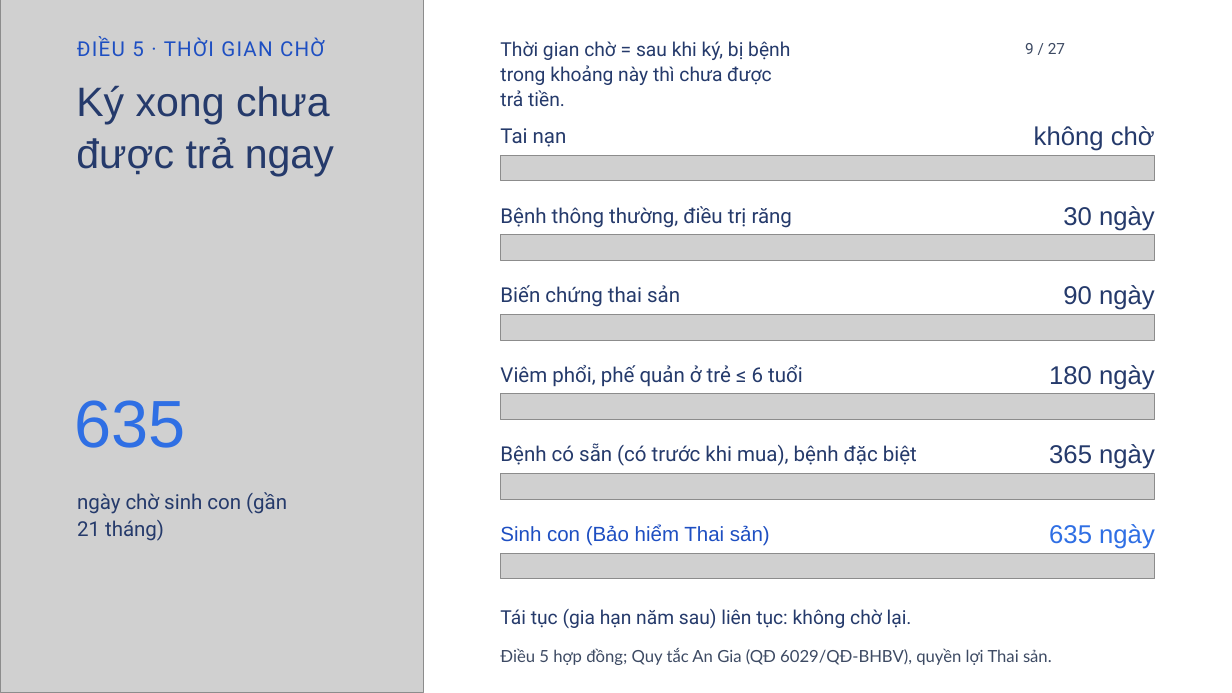
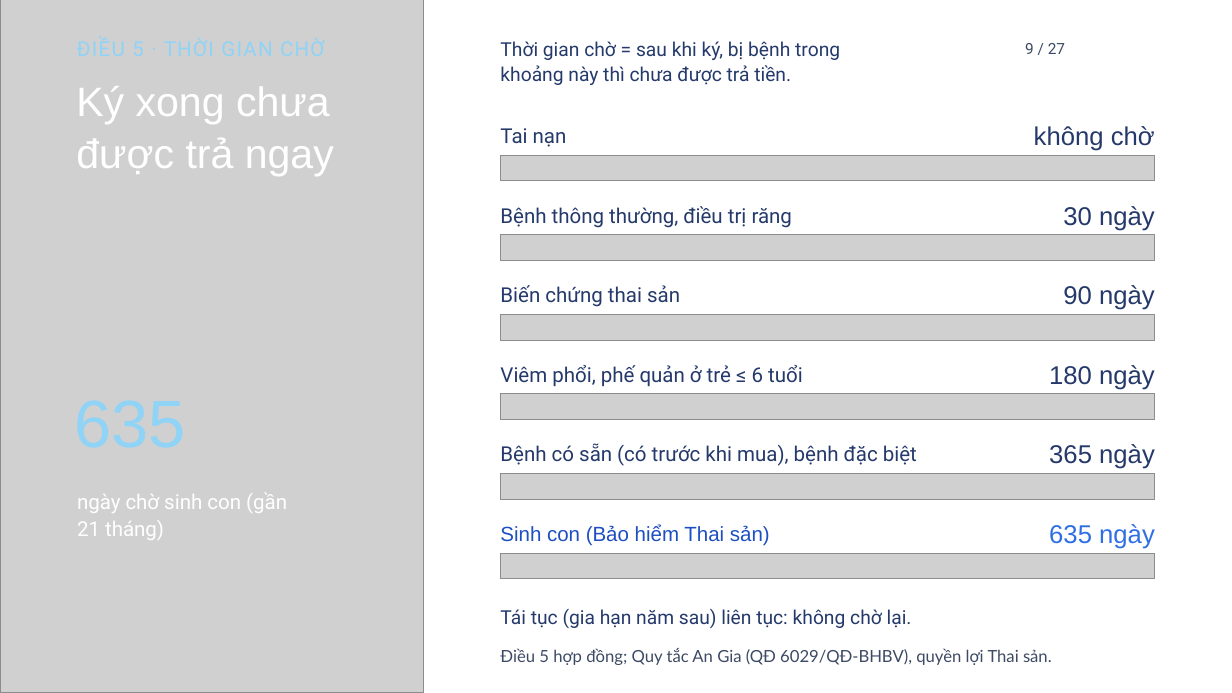
Before and after one commit to tranquanghaofake-dotcom/Law, a slide deck: slide 9 of docs/bai/hd-bao-hiem-an-gia/hd-bao-hiem-an-gia.pptx. Drawn at 1232x693 pixels with LibreOffice and Linux fonts; fonts in the diff are those of the drawing; grey boxes stand for pictures; background and template pictures are left out. Boxes give left, top, right and bottom in pixels: in the first picture for what was removed or moved away, otherwise in the second. Text is boxed around its words. In the diff, an @@ line names an element or a change of style, - is before the commit and + after.

```diff
--- a/docs/bai/hd-bao-hiem-an-gia/hd-bao-hiem-an-gia.pptx
+++ b/docs/bai/hd-bao-hiem-an-gia/hd-bao-hiem-an-gia.pptx
@@ text "ĐIỀU 5 · THỜI GIAN ..." at [77, 40, 366, 63]: text colour #1E4FC2 to #8FD3F7 @@
@@ text at [500, 41, 840, 85]: text changed @@
-Thời gian chờ = sau khi ký, bị bệnh
-trong khoảng này thì chưa được
-trả tiền.
+Thời gian chờ = sau khi ký, bị bệnh trong
+khoảng này thì chưa được trả tiền.
@@ title "Ký xong chưa" at [76, 86, 334, 176]: text colour #253A6B to #FFFFFF @@
@@ text "635" at [75, 387, 229, 469]: text colour #2F6FE4 to #8FD3F7 @@
@@ text "ngày chờ sinh con (gần" at [77, 493, 287, 540]: text colour #253A6B to #FFFFFF @@
```
Also in this commit, not shown: 9 other slides changed, 35 other files.
